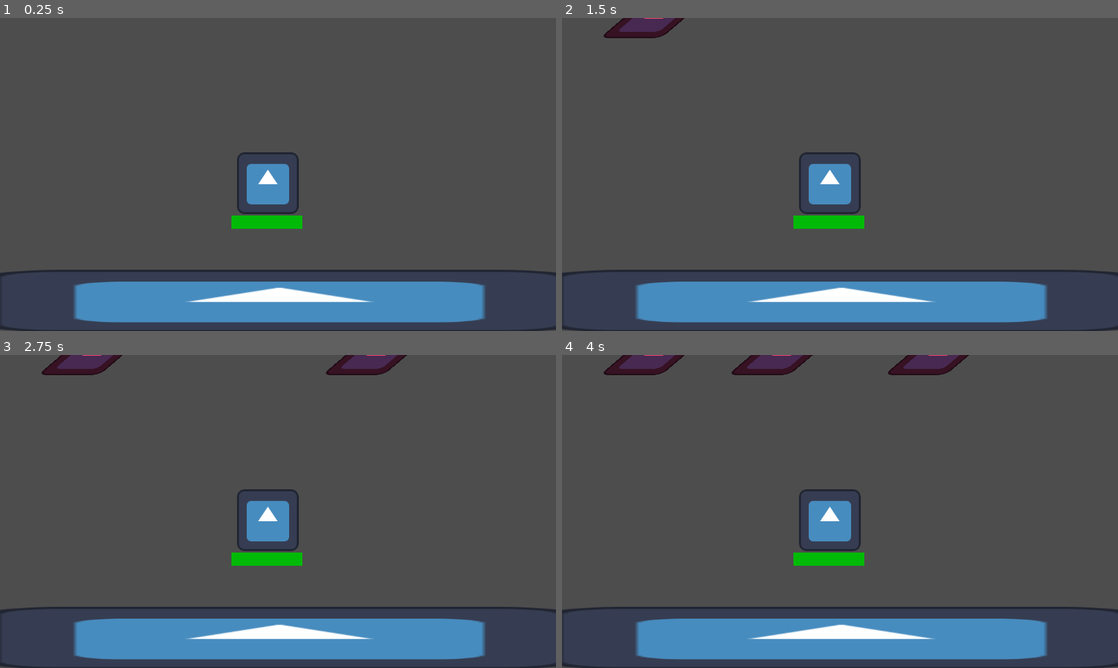
Above: before the commit, frames 1-4 (two rows, left to right).
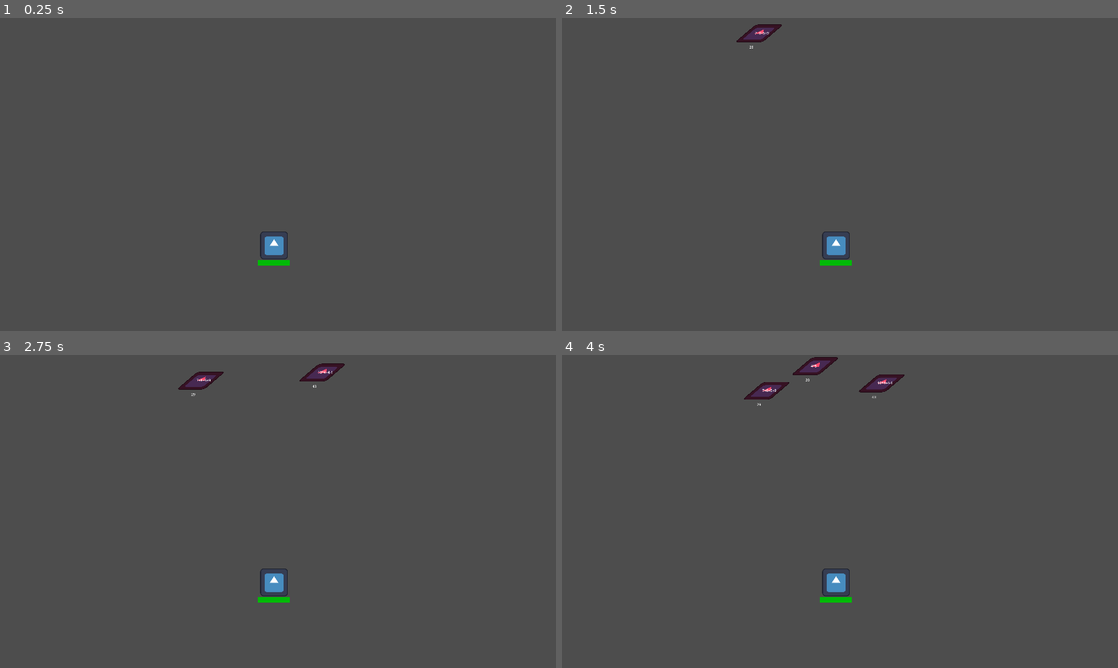
Above: after the commit, the same moments.

Repository: StefanoGavatta/MatematicaLanParty
Game: Godot game, scene res://world/world.tscn
Same seed, same stepped clock (60 frames per second), same inputs: the game is played once before the commit and once after it. The engine's default icon, where the game draws it, is replaced by a stand-in: a white triangle on a blue panel in a dark square.
Inputs:
- Up to frame 1 (0.25 s): no input
- Up to frame 2 (1.5 s): tap Enter at 0.5 s
- Up to frame 3 (2.75 s): no input
- Up to frame 4 (4 s): no input

The runs differ from the first frame. In frame 1, 13% of the frame differs, in the area x 0-100%, y 42-100%; in frame 2, 14%; in frame 3, 15%; in frame 4, 16%, in the area x 0-100%, y 0-100%.
Error before the commit: Parse Error: Expected indented block after function declaration. (res://Cavalieri/cavaliere.gd:25)

Commit message:
risolti errori relativi ai risultati float
i risultati davano numeri < di 0 e cxon numeri dopo la virgola
inoltre le Espressioni erano scritte sbagliate sui nemici

Diff:
--- a/Cavalieri/cavaliere.gd
+++ b/Cavalieri/cavaliere.gd
@@ -10,6 +10,8 @@
 var target
 
 func _ready() -> void:
+
+	assegnaValori()
 	target = bersaglio.position
 
 func _physics_process(delta: float) -> void:
@@ -23,3 +25,10 @@
 	queue_free()
 
 func assegnaValori():
+	match difficolta:
+		1:
+			velocità = 90
+		2:
+			velocità = 70
+		3:
+			velocità = 40
--- a/Cavalieri/cavaliere.tscn
+++ b/Cavalieri/cavaliere.tscn
@@ -21,3 +21,15 @@
 
 [node name="GeneraEspressione" type="Node" parent="."]
 script = ExtResource("3_shj2x")
+
+[node name="Espressione" type="Label" parent="."]
+offset_left = -20.0
+offset_top = -13.0
+offset_right = 20.0
+offset_bottom = 10.0
+
+[node name="Risultato" type="Label" parent="."]
+offset_left = -45.0
+offset_top = 52.0
+offset_right = -5.0
+offset_bottom = 75.0
--- a/Cavalieri/genera_espressione.gd
+++ b/Cavalieri/genera_espressione.gd
@@ -1,8 +1,12 @@
 extends Node
 var difficolta: int = randi_range(1,3)
 
+@onready var espressione: Label = $"../Espressione"
+@onready var risultato: Label = $"../Risultato"
+
 @export var numeroMin: int = 1
-@export var numeroMax: int = 15
+@export var numeroMax: int = 12
+
 func _ready() -> void:
 	get_parent().difficolta = difficolta
 	calcolatore(AssemblaNumero(selezionaNumeri(difficolta)))
@@ -20,51 +24,76 @@
 		if positions < len(numeri):
 			positions += 2
 			numeri.insert(positions,simboli.pick_random())
+
+			if "*" in numeri and simboli.has("*"):
+				simboli.erase("*")
+			if "/" in numeri and simboli.has("/"):
+				simboli.erase("/")
+
 	numeri.append(randi_range(numeroMin,numeroMax))
 	return numeri
 
 func calcolatore(numeri:Array):
-	print(numeri)
 	get_parent().risultato = verificaRisultato(trovaX(numeri))
-	print(get_parent().risultato)
+
+	if nuoviNumeri != null:
+		for i in len(nuoviNumeri):
+			espressione.text += str(nuoviNumeri[i])
+	else:
+		for i in len(numeri):
+			espressione.text += str(numeri[i])
+
+	risultato.text = str(get_parent().risultato)
+
 	queue_free()
 
+
+var nuoviNumeri= null
 func verificaRisultato(risultato):
-	# Se il risultato è un float, rigenera l'espressione
-	if typeof(risultato) == TYPE_FLOAT:
-		var nuoviNumeri = AssemblaNumero(selezionaNumeri(difficolta))
+
+	# Ensure result is a positive integer
+	if typeof(risultato) == TYPE_FLOAT or risultato is float or risultato < 1:
+		nuoviNumeri = AssemblaNumero(selezionaNumeri(difficolta))
 		return verificaRisultato(trovaX(nuoviNumeri))
-	# Se il risultato è un intero, arrotonda e restituisci
+
+	# Convert to integer to remove any potential floating point imprecision
 	return int(risultato)
 
+
+
 func trovaX(numeri:Array):
-
 	var calcolati = numeri.duplicate()
 
+	# Handle division carefully to avoid floats
+	while "/" in calcolati:
+		var indice = calcolati.find("/")
+		if indice > 0 and indice < calcolati.size() - 1:
+			# Ensure division results in a whole number
+			var divisore = calcolati[indice+1]
+			var dividendo = calcolati[indice-1]
 
-	while "*" in calcolati or "/" in calcolati:
-		if "*" in calcolati:
-			var indice = calcolati.find("*")
-			if indice > 0 and indice < calcolati.size() - 1:
-				var numero = calcolati[indice-1] * calcolati[indice+1]
-				calcolati.remove_at(indice+1)
-				calcolati.remove_at(indice)
-				calcolati.remove_at(indice-1)
-				calcolati.insert(indice-1, numero)
-			else:
-				break
+			# If division doesn't result in a whole number, regenerate
+			if dividendo % divisore != 0:
+				return 0
 
-		elif "/" in calcolati:
-			var indice = calcolati.find("/")
-			if indice > 0 and indice < calcolati.size() - 1:
-				var numero = calcolati[indice-1] / calcolati[indice+1]
-				calcolati.remove_at(indice+1)
-				calcolati.remove_at(indice)
-				calcolati.remove_at(indice-1)
-				calcolati.insert(indice-1, numero)
-			else:
-				break
+			var numero = dividendo / divisore
+			calcolati.remove_at(indice+1)
+			calcolati.remove_at(indice)
+			calcolati.remove_at(indice-1)
+			calcolati.insert(indice-1, numero)
+		else:
+			break
 
+	while "*" in calcolati:
+		var indice = calcolati.find("*")
+		if indice > 0 and indice < calcolati.size() - 1:
+			var numero = calcolati[indice-1] * calcolati[indice+1]
+			calcolati.remove_at(indice+1)
+			calcolati.remove_at(indice)
+			calcolati.remove_at(indice-1)
+			calcolati.insert(indice-1, numero)
+		else:
+			break
 
 	while "+" in calcolati or "-" in calcolati:
 		if "+" in calcolati:
@@ -89,5 +118,4 @@
 			else:
 				break
 
-
 	return calcolati[0] if calcolati.size() > 0 else 0
--- a/bersaglio/bersaglio.gd
+++ b/bersaglio/bersaglio.gd
@@ -3,16 +3,6 @@
 @export var vita: int = 100
 
 @onready var progress_bar: ProgressBar = $ProgressBar
-
-# Called when the node enters the scene tree for the first time.
-func _ready() -> void:
-	pass # Replace with function body.
-
-
-# Called every frame. 'delta' is the elapsed time since the previous frame.
-func _process(delta: float) -> void:
-	pass
-
 
 func prendiDanno(danno:int):
 	vita -= danno
--- a/world/world.tscn
+++ b/world/world.tscn
@@ -7,12 +7,17 @@
 [node name="World" type="Node2D"]
 
 [node name="Ground" type="Sprite2D" parent="."]
+visible = false
 position = Vector2(579, 586)
 scale = Vector2(9.625, 1)
 texture = ExtResource("1_hsjjf")
 
 [node name="Bersaglio" parent="." instance=ExtResource("2_mj5e8")]
 unique_name_in_owner = true
-position = Vector2(555, 342)
+position = Vector2(552, 994)
 
 [node name="GeneratoreDiMeteore" parent="." instance=ExtResource("4_gn8x3")]
+
+[node name="Camera2D" type="Camera2D" parent="."]
+position = Vector2(570, 668)
+zoom = Vector2(0.45, 0.45)
